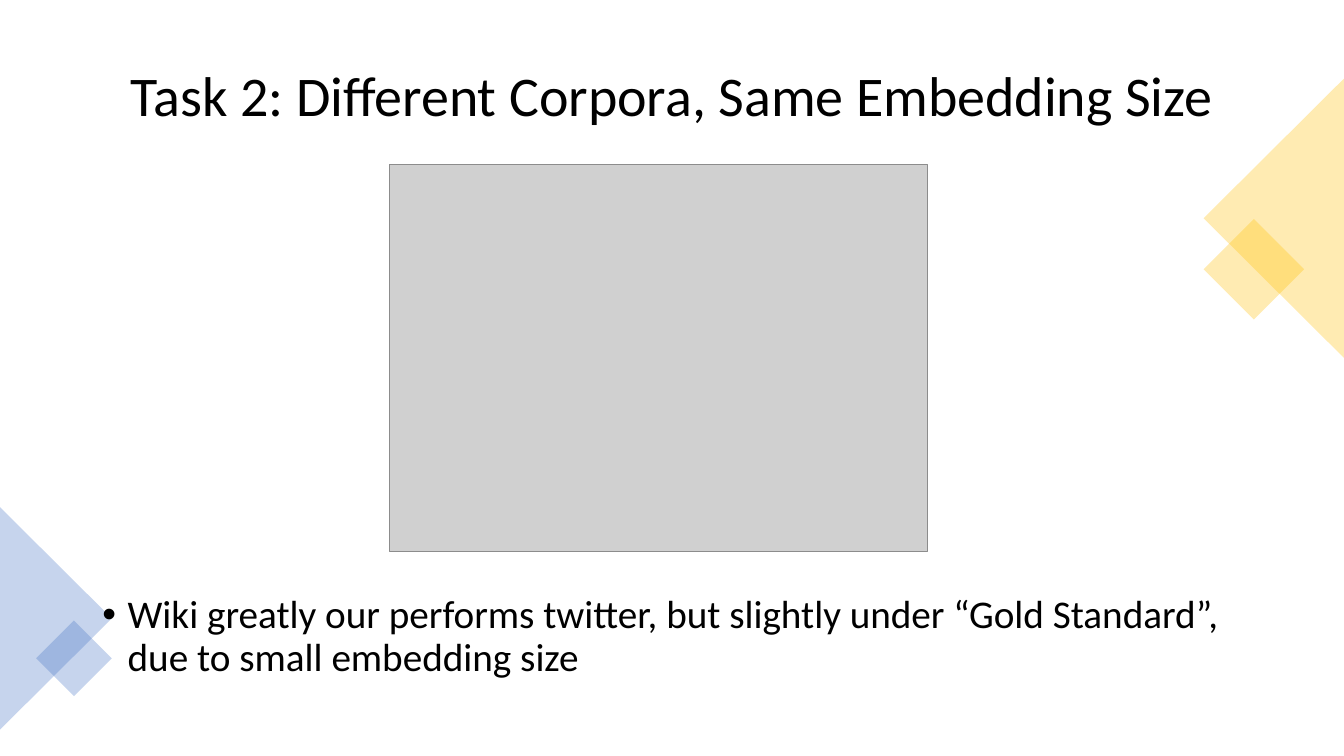
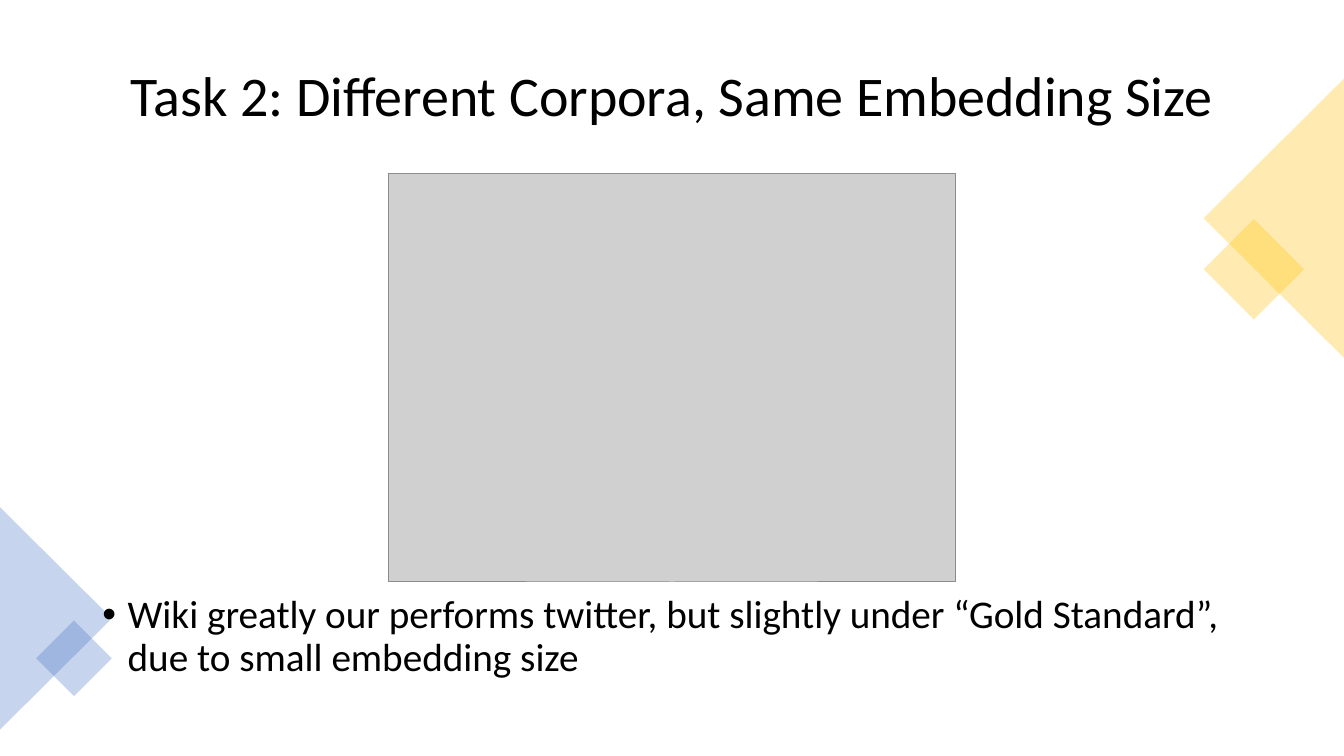
Before and after one commit to mhege/COMP-472, a slide deck: slide 5 of MiniProject3/MP3_COMP_472.pptx. Drawn at 1344x756 pixels with LibreOffice and Linux fonts; fonts in the diff are those of the drawing; grey boxes stand for pictures. Boxes give left, top, right and bottom in pixels: in the first picture for what was removed or moved away, otherwise in the second. Text is boxed around its words. In the diff, an @@ line names an element or a change of style, - is before the commit and + after.

```diff
--- a/MiniProject3/MP3_COMP_472.pptx
+++ b/MiniProject3/MP3_COMP_472.pptx
@@ picture: place and size @@
-picture at box(390, 164, 928, 552)
+picture at box(389, 174, 956, 583)
```
Also in this commit, not shown: 3 other slides changed.
